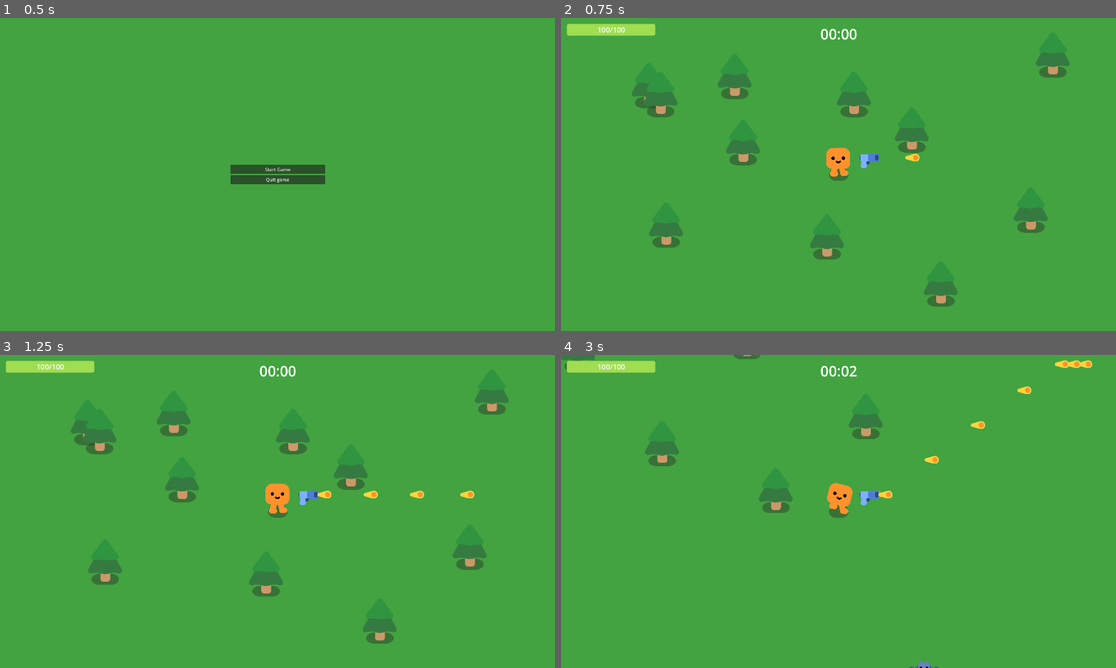
Above: before the commit, frames 1-4 (two rows, left to right).
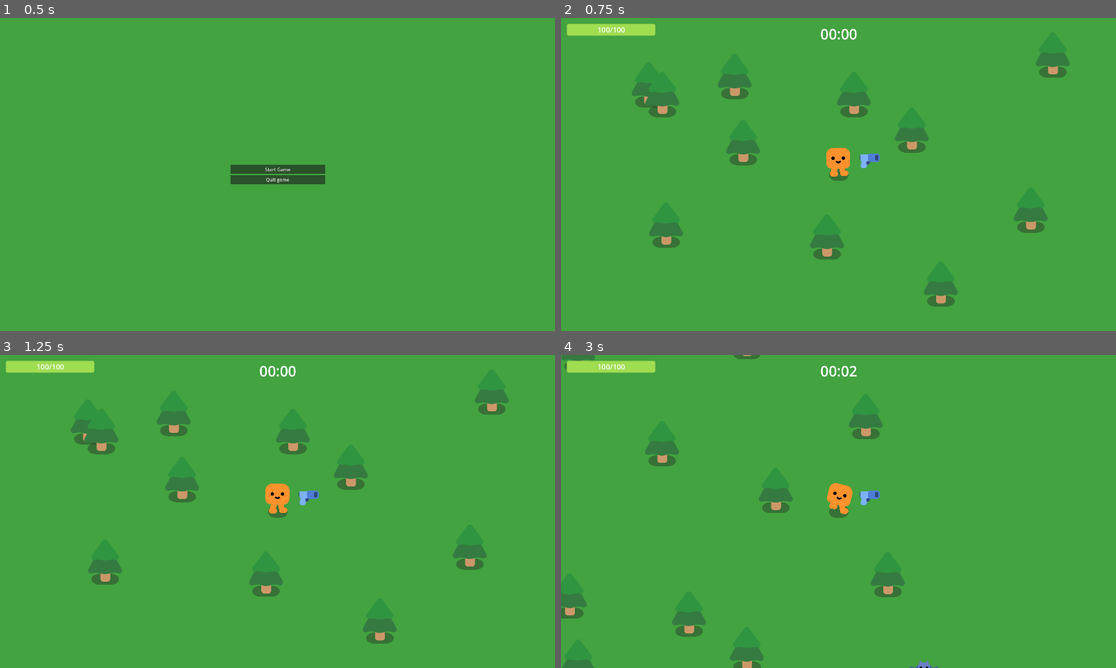
Above: after the commit, the same moments.

Repository: Gatreh/vampire-survivors-clone
Game: Godot game, scene res://MainMenu.tscn
Same seed, same stepped clock (60 frames per second), same inputs: the game is played once before the commit and once after it.
Inputs:
- Up to frame 1 (0.5 s): no input
- Up to frame 2 (0.75 s): click "Start Game" at 0.5 s
- Up to frame 3 (1.25 s): no input
- Up to frame 4 (3 s): tap Enter at 1.25 s; hold D (move_right) 1.28-2.03 s; hold S (move_down) 2.03-2.78 s; hold D (move_right) from 2.78 s (still down)

Frame 1 is identical in both runs. In frame 2, 0.1% of the frame differs, in the area x 13-65%, y 20-46%; in frame 3, 0.3%; in frame 4, 1.9%, in the area x 0-96%, y 1-100%.
Error after the commit: Invalid assignment on read-only value (on base: 'Dictionary'). (res://Gun.gd:26)

Commit message:
updated README with some info about the project, started refactoring parts of the gun, added more trees as a baby version of the map system

Diff:
--- a/Bat_Mob.gd
+++ b/Bat_Mob.gd
@@ -1,14 +1,10 @@
 extends Mob_Behavior
 
-var DEFAULT_STATS = {
-	"HEALTH" : 5,
-	"SPEED": 600,
-	"DAMAGE": 2,
-	"RANGE": 0,
-	"LIFETIME": 0.00 # in seconds
-}
-
 func SetStats():
-	for stat in STATS:
-		if STATS[stat] == 0:
-			STATS[stat] = DEFAULT_STATS[stat]
+	DEFAULT_STATS = {
+		"HEALTH" : 5,
+		"SPEED": 600,
+		"DAMAGE": 2,
+		"RANGE": 0,
+		"LIFETIME": 0.00 # in seconds
+	}
--- a/Bullet.gd
+++ b/Bullet.gd
@@ -1,20 +1,22 @@
 extends Area2D
 
-#Keep as var so I can modify the bullets later with upgrades
-var speed = null
-var range = null
-var damage = null
-var travelDistance = 0
+const STATS = {
+	"DAMAGE": 1,
+	"SPEED": 800,
+	"RANGE": 1.5
+}
+
+var travelDistance = 0 # Distance the bullet has traveled
 
 func _physics_process(delta):
 	var direction = Vector2.RIGHT.rotated(rotation)
-	position += direction * speed * delta
+	position += direction * STATS.SPEED * delta
 
-	travelDistance += speed * delta
-	if travelDistance > range:
+	travelDistance += STATS.SPEED * delta
+	if travelDistance > STATS.SPEED * STATS.RANGE:
 		queue_free()
 
 func _on_body_entered(body):
 	queue_free()
 	if body.has_method("TakeDamage"):
-		body.TakeDamage(damage)
+		body.TakeDamage(STATS.DAMAGE)
--- a/Game.gd
+++ b/Game.gd
@@ -39,10 +39,8 @@
 	var new_mob = mobs[mob].instantiate()
 	if mob == SLIME:
 		new_mob.mobName = "Slime"
-		new_mob.movement = new_mob.DIRECTION.PLAYER
 	elif mob == BAT:
 		new_mob.mobName = "Bat"
-		new_mob.movement = new_mob.DIRECTION.PLAYER
 	%PathFollow2D.progress_ratio = randf()
 	new_mob.global_position = %PathFollow2D.global_position
 	add_child(new_mob)
--- a/Game.tscn
+++ b/Game.tscn
@@ -21,6 +21,7 @@
 offset_right = 1920.0
 offset_bottom = 1080.0
 color = Color(0.258824, 0.639216, 0.25098, 1)
+metadata/_edit_use_anchors_ = true
 
 [node name="Player" parent="." instance=ExtResource("1_6boc0")]
 position = Vector2(948, 508)
@@ -33,41 +34,6 @@
 position = Vector2(-1300, 0)
 rotation = -1.5708
 
-[node name="WorldObjects" type="Node" parent="."]
-
-[node name="Tree" parent="WorldObjects" instance=ExtResource("2_tmq84")]
-position = Vector2(351, 750)
-
-[node name="Tree2" parent="WorldObjects" instance=ExtResource("2_tmq84")]
-position = Vector2(291, 268)
-
-[node name="Tree3" parent="WorldObjects" instance=ExtResource("2_tmq84")]
-position = Vector2(332, 299)
-
-[node name="Tree4" parent="WorldObjects" instance=ExtResource("2_tmq84")]
-position = Vector2(588, 237)
-
-[node name="Tree5" parent="WorldObjects" instance=ExtResource("2_tmq84")]
-position = Vector2(617, 465)
-
-[node name="Tree7" parent="WorldObjects" instance=ExtResource("2_tmq84")]
-position = Vector2(1000, 299)
-
-[node name="Tree8" parent="WorldObjects" instance=ExtResource("2_tmq84")]
-position = Vector2(1200, 422)
-
-[node name="Tree6" parent="WorldObjects" instance=ExtResource("2_tmq84")]
-position = Vector2(907, 791)
-
-[node name="Tree9" parent="WorldObjects" instance=ExtResource("2_tmq84")]
-position = Vector2(1687, 163)
-
-[node name="Tree10" parent="WorldObjects" instance=ExtResource("2_tmq84")]
-position = Vector2(1611, 698)
-
-[node name="Tree11" parent="WorldObjects" instance=ExtResource("2_tmq84")]
-position = Vector2(1300, 953)
-
 [node name="Stopwatch" type="Timer" parent="."]
 autostart = true
 
@@ -75,6 +41,146 @@
 wait_time = 2.0
 autostart = true
 
+[node name="mapobjects" type="Node2D" parent="."]
+y_sort_enabled = true
+
+[node name="CornerTrees" type="Node2D" parent="mapobjects"]
+y_sort_enabled = true
+
+[node name="Tree2" parent="mapobjects/CornerTrees" instance=ExtResource("2_tmq84")]
+position = Vector2(-1920, -1080)
+
+[node name="Tree16" parent="mapobjects/CornerTrees" instance=ExtResource("2_tmq84")]
+position = Vector2(-1877, -1058)
+
+[node name="Tree12" parent="mapobjects/CornerTrees" instance=ExtResource("2_tmq84")]
+position = Vector2(3840, -1080)
+
+[node name="Tree17" parent="mapobjects/CornerTrees" instance=ExtResource("2_tmq84")]
+position = Vector2(3799, -1064)
+
+[node name="Tree13" parent="mapobjects/CornerTrees" instance=ExtResource("2_tmq84")]
+position = Vector2(-1920, 2160)
+
+[node name="Tree19" parent="mapobjects/CornerTrees" instance=ExtResource("2_tmq84")]
+position = Vector2(-1869, 2138)
+
+[node name="Tree14" parent="mapobjects/CornerTrees" instance=ExtResource("2_tmq84")]
+position = Vector2(3840, 2160)
+
+[node name="Tree18" parent="mapobjects/CornerTrees" instance=ExtResource("2_tmq84")]
+position = Vector2(3789, 2135)
+
+[node name="TopObjects" type="Node2D" parent="mapobjects"]
+y_sort_enabled = true
+position = Vector2(0, -1080)
+
+[node name="Tree" parent="mapobjects/TopObjects" instance=ExtResource("2_tmq84")]
+position = Vector2(351, 750)
+
+[node name="Tree3" parent="mapobjects/TopObjects" instance=ExtResource("2_tmq84")]
+position = Vector2(338, 299)
+
+[node name="Tree4" parent="mapobjects/TopObjects" instance=ExtResource("2_tmq84")]
+position = Vector2(588, 237)
+
+[node name="Tree5" parent="mapobjects/TopObjects" instance=ExtResource("2_tmq84")]
+position = Vector2(617, 465)
+
+[node name="Tree7" parent="mapobjects/TopObjects" instance=ExtResource("2_tmq84")]
+position = Vector2(1000, 299)
+
+[node name="Tree8" parent="mapobjects/TopObjects" instance=ExtResource("2_tmq84")]
+position = Vector2(1200, 422)
+
+[node name="Tree6" parent="mapobjects/TopObjects" instance=ExtResource("2_tmq84")]
+position = Vector2(907, 791)
+
+[node name="Tree9" parent="mapobjects/TopObjects" instance=ExtResource("2_tmq84")]
+position = Vector2(1687, 163)
+
+[node name="Tree10" parent="mapobjects/TopObjects" instance=ExtResource("2_tmq84")]
+position = Vector2(1611, 698)
+
+[node name="Tree11" parent="mapobjects/TopObjects" instance=ExtResource("2_tmq84")]
+position = Vector2(1300, 953)
+
+[node name="Tree15" parent="mapobjects/TopObjects" instance=ExtResource("2_tmq84")]
+position = Vector2(291, 266)
+
+[node name="MiddleObjects" type="Node2D" parent="mapobjects"]
+y_sort_enabled = true
+
+[node name="Tree" parent="mapobjects/MiddleObjects" instance=ExtResource("2_tmq84")]
+position = Vector2(351, 750)
+
+[node name="Tree3" parent="mapobjects/MiddleObjects" instance=ExtResource("2_tmq84")]
+position = Vector2(338, 299)
+
+[node name="Tree4" parent="mapobjects/MiddleObjects" instance=ExtResource("2_tmq84")]
+position = Vector2(588, 237)
+
+[node name="Tree5" parent="mapobjects/MiddleObjects" instance=ExtResource("2_tmq84")]
+position = Vector2(617, 465)
+
+[node name="Tree7" parent="mapobjects/MiddleObjects" instance=ExtResource("2_tmq84")]
+position = Vector2(1000, 299)
+
+[node name="Tree8" parent="mapobjects/MiddleObjects" instance=ExtResource("2_tmq84")]
+position = Vector2(1200, 422)
+
+[node name="Tree6" parent="mapobjects/MiddleObjects" instance=ExtResource("2_tmq84")]
+position = Vector2(907, 791)
+
+[node name="Tree9" parent="mapobjects/MiddleObjects" instance=ExtResource("2_tmq84")]
+position = Vector2(1687, 163)
+
+[node name="Tree10" parent="mapobjects/MiddleObjects" instance=ExtResource("2_tmq84")]
+position = Vector2(1611, 698)
+
+[node name="Tree11" parent="mapobjects/MiddleObjects" instance=ExtResource("2_tmq84")]
+position = Vector2(1300, 953)
+
+[node name="Tree15" parent="mapobjects/MiddleObjects" instance=ExtResource("2_tmq84")]
+position = Vector2(291, 266)
+
+[node name="BottomObjects" type="Node2D" parent="mapobjects"]
+y_sort_enabled = true
+position = Vector2(0, 1080)
+
+[node name="Tree" parent="mapobjects/BottomObjects" instance=ExtResource("2_tmq84")]
+position = Vector2(351, 750)
+
+[node name="Tree3" parent="mapobjects/BottomObjects" instance=ExtResource("2_tmq84")]
+position = Vector2(338, 299)
+
+[node name="Tree4" parent="mapobjects/BottomObjects" instance=ExtResource("2_tmq84")]
+position = Vector2(588, 237)
+
+[node name="Tree5" parent="mapobjects/BottomObjects" instance=ExtResource("2_tmq84")]
+position = Vector2(617, 465)
+
+[node name="Tree7" parent="mapobjects/BottomObjects" instance=ExtResource("2_tmq84")]
+position = Vector2(1000, 299)
+
+[node name="Tree8" parent="mapobjects/BottomObjects" instance=ExtResource("2_tmq84")]
+position = Vector2(1200, 422)
+
+[node name="Tree6" parent="mapobjects/BottomObjects" instance=ExtResource("2_tmq84")]
+position = Vector2(907, 791)
+
+[node name="Tree9" parent="mapobjects/BottomObjects" instance=ExtResource("2_tmq84")]
+position = Vector2(1687, 163)
+
+[node name="Tree10" parent="mapobjects/BottomObjects" instance=ExtResource("2_tmq84")]
+position = Vector2(1611, 698)
+
+[node name="Tree11" parent="mapobjects/BottomObjects" instance=ExtResource("2_tmq84")]
+position = Vector2(1300, 953)
+
+[node name="Tree15" parent="mapobjects/BottomObjects" instance=ExtResource("2_tmq84")]
+position = Vector2(291, 266)
+
 [connection signal="health_depleted" from="Player" to="." method="_on_player_health_depleted"]
 [connection signal="timeout" from="Stopwatch" to="." method="_on_stopwatch_timeout"]
 [connection signal="timeout" from="SpawnTimer" to="." method="_on_timer_timeout"]
--- a/Gun.gd
+++ b/Gun.gd
@@ -1,7 +1,18 @@
 extends Area2D
 
+const BULLET = preload("res://Bullet.tscn")
+
+var WEAPON_STATS = {
+	"DAMAGE": 1,
+	"ATTACK_SPEED": 0.2,
+	"PROJECTILE_SPEED": 800,
+	"LIFETIME": 1.5 # Can be used as a range multiplier or a timer.
+}
+
 func _ready():
-	Shoot()
+	$AttackSpeed.wait_time = WEAPON_STATS.ATTACK_SPEED
+	$AttackSpeed.autostart = true
+	$AttackSpeed.start()
 
 func _physics_process(delta):
 	var enemies_in_range = get_overlapping_bodies()
@@ -11,11 +22,10 @@
 	FlipWeapon()
 
 func Shoot():
-	const BULLET = preload("res://Bullet.tscn")
 	var new_bullet = BULLET.instantiate()
-	new_bullet.damage = 1
-	new_bullet.speed = 800
-	new_bullet.range = 1200
+	new_bullet.STATS.DAMAGE = 1
+	new_bullet.STATS.SPEED = 800
+	new_bullet.STATS.RANGE = WEAPON_STATS.LIFETIME
 	new_bullet.global_position = %ShootingPoint.global_position
 	new_bullet.global_rotation_degrees = %ShootingPoint.global_rotation_degrees
 	%ShootingPoint.add_child(new_bullet)
--- a/Gun.tscn
+++ b/Gun.tscn
@@ -24,9 +24,7 @@
 unique_name_in_owner = true
 position = Vector2(26, -11)
 
-[node name="Timer" type="Timer" parent="."]
+[node name="AttackSpeed" type="Timer" parent="."]
 editor_description = "AttackSpeed"
-wait_time = 0.2
-autostart = true
 
-[connection signal="timeout" from="Timer" to="." method="_on_timer_timeout"]
+[connection signal="timeout" from="AttackSpeed" to="." method="_on_timer_timeout"]
--- a/Mob_Behavior.gd
+++ b/Mob_Behavior.gd
@@ -17,6 +17,8 @@
 }
 
 var mobName = ""
+var difficulty = 1
+var DEFAULT_STATS
 var STATS = {
 	"HEALTH" : 0,
 	"SPEED": 0,
@@ -28,7 +30,12 @@
 func _ready():
 	mob = get_node("%" + mobName)
 	mob.play_walk()
+
 	SetStats()
+	for stat in STATS:
+		if STATS[stat] == 0:
+			STATS[stat] = DEFAULT_STATS[stat] * difficulty
+
 	KillAfterTimeout()
 
 func _physics_process(delta):
--- a/Slime_Mob.gd
+++ b/Slime_Mob.gd
@@ -1,14 +1,10 @@
 extends Mob_Behavior
 
-var DEFAULT_STATS = {
-	"HEALTH" : 15,
-	"SPEED": 300,
-	"DAMAGE": 5,
-	"RANGE": 0,
-	"LIFETIME": 0.00 # in seconds
-}
-
 func SetStats():
-	for stat in STATS:
-		if STATS[stat] == 0:
-			STATS[stat] = DEFAULT_STATS[stat]
+	DEFAULT_STATS = {
+		"HEALTH" : 15,
+		"SPEED": 300,
+		"DAMAGE": 5,
+		"RANGE": 0,
+		"LIFETIME": 0.00 # in seconds
+	}
Not shown: 1 places in MainMenu.tscn that only renumber resources
Not shown: 1 places in Restart.tscn that only renumber resources
Not shown, changed: README.md
